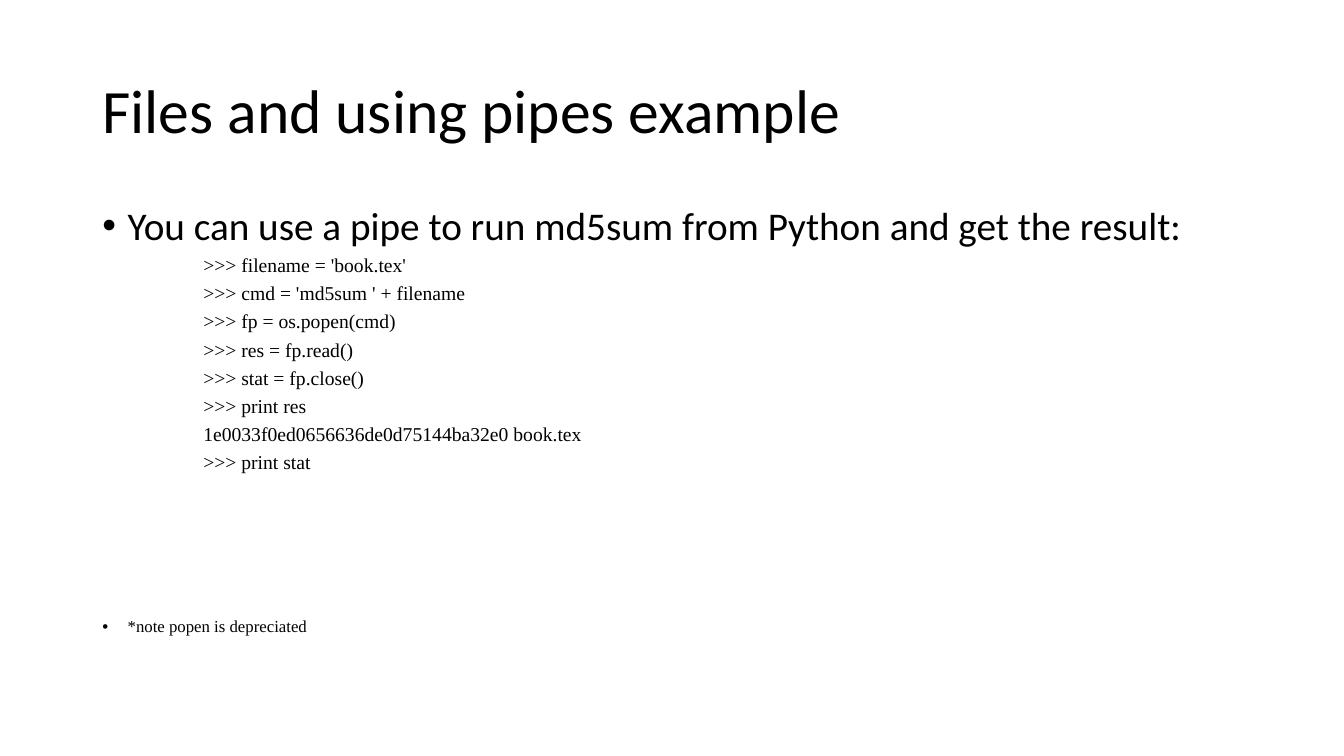
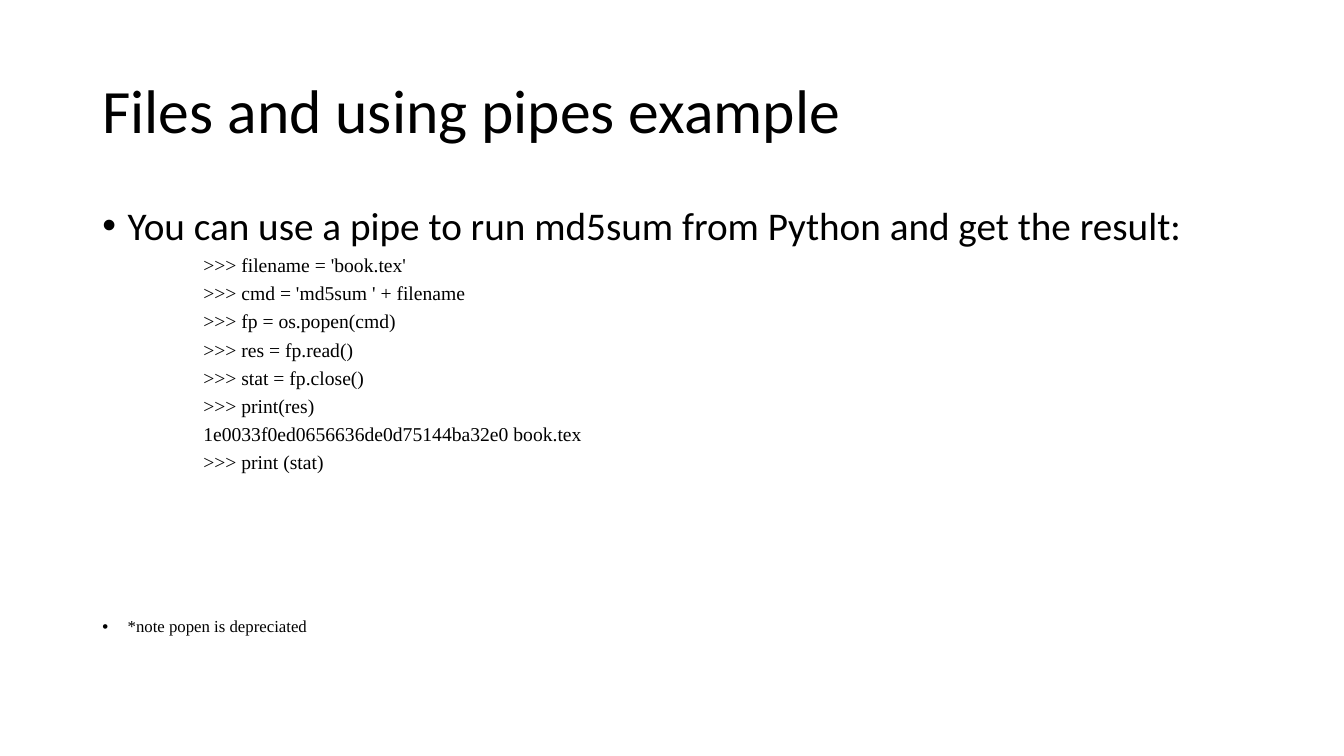
Before and after one commit to MobyAtTheo/PSG3, a slide deck: slide 16 of week05-ch9-15plus-pys.pptx. Drawn at 1344x756 pixels with LibreOffice and Linux fonts; fonts in the diff are those of the drawing. Boxes give left, top, right and bottom in pixels: in the first picture for what was removed or moved away, otherwise in the second. Text is boxed around its words. In the diff, an @@ line names an element or a change of style, - is before the commit and + after.

Commit message:
Updated Python for files examples.
Added slide with list of useful modules.
	modified:   week05-ch9-15plus-pys.pptx

```diff
--- a/week05-ch9-15plus-pys.pptx
+++ b/week05-ch9-15plus-pys.pptx
@@ text at [241,399,314,418]: text changed @@
-    >>> print res
+    >>> print(res)
@@ text at [241,455,323,474]: text changed @@
-    >>> print stat
+    >>> print (stat)
```
Also in this commit, not shown: 4 other slides changed, 3 slides added.
